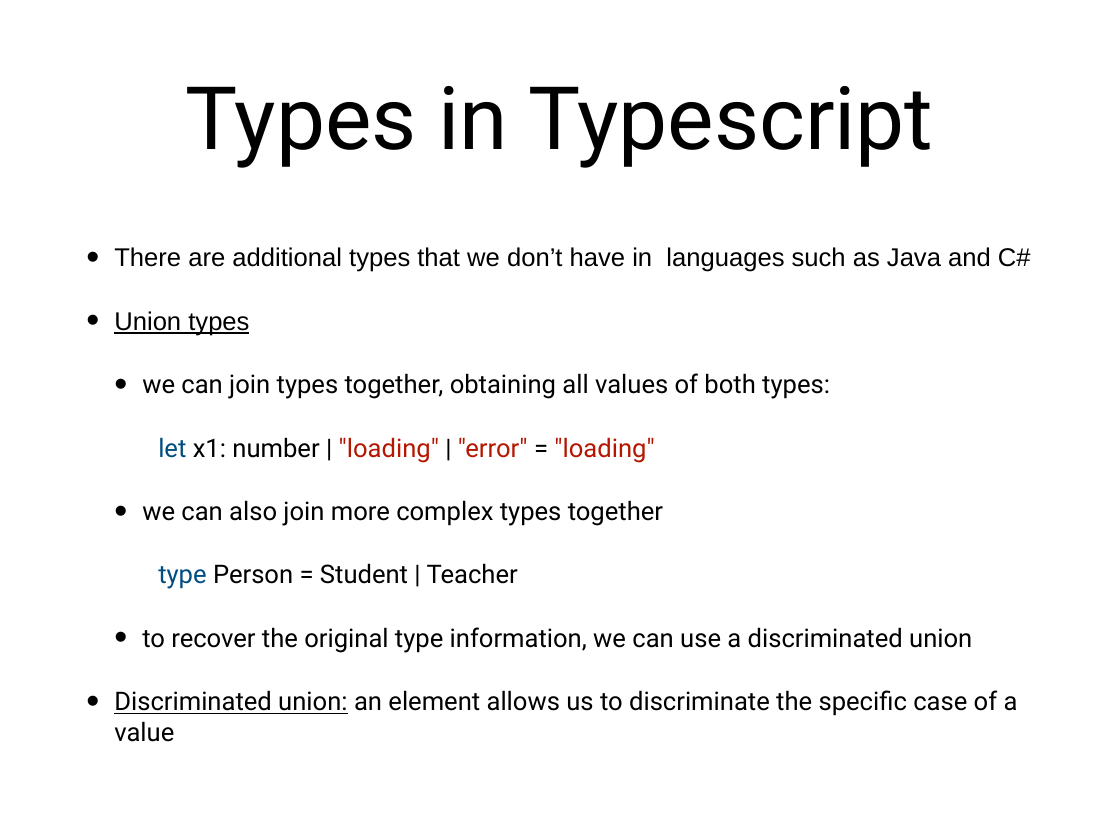
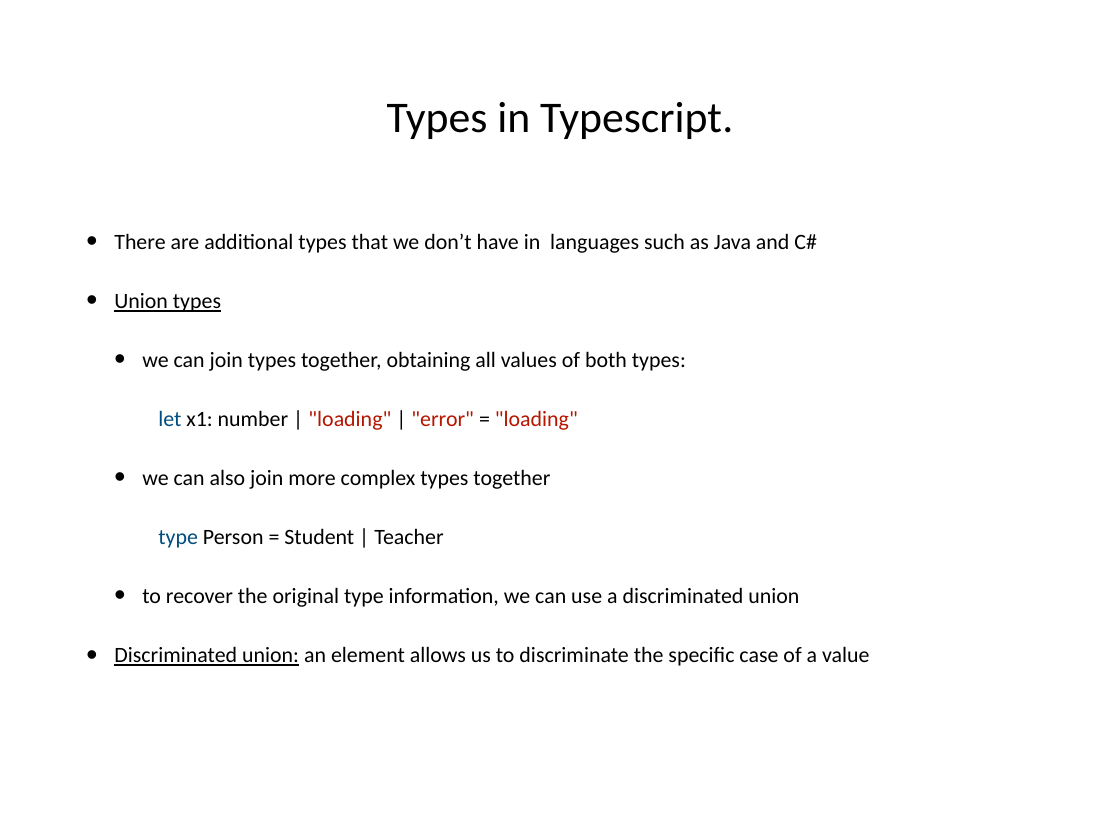
Before and after one commit to hogeschool/Development-5, a slide deck: slide 13 of Lectures/Lecture5/lesson5.pptx (slide 8 before the commit). Drawn at 1120x840 pixels with LibreOffice and Linux fonts; fonts in the diff are those of the drawing. Boxes give left, top, right and bottom in pixels: in the first picture for what was removed or moved away, otherwise in the second. Text is boxed around its words. In the diff, an @@ line names an element or a change of style, - is before the commit and + after.

Commit message:
typo error fixed

```diff
--- a/Lectures/Lecture5/lesson5.pptx
+++ b/Lectures/Lecture5/lesson5.pptx
@@ title at box(387, 102, 733, 139): text changed; size 80 to 40 pt; font Roboto to Calibri @@
-Types in Typescript
+Types in Typescript.
@@ text "There are additional types that ..." at box(114, 233, 869, 666): size 23.4 to 20 pt; font Arial to Calibri in "There are additional types that we don’t ...", "Union types"; font Roboto to Calibri in "we can join types together, obtaining all ...", "let x1: number | "loading" | "error" ...", "we can also join more complex types ...", "type Person = Student | Teacher" and 2 more places; vertical alignment middle to top @@
```
Also in this commit, not shown: 8 other slides changed, 6 slides added, 1 slide removed.
